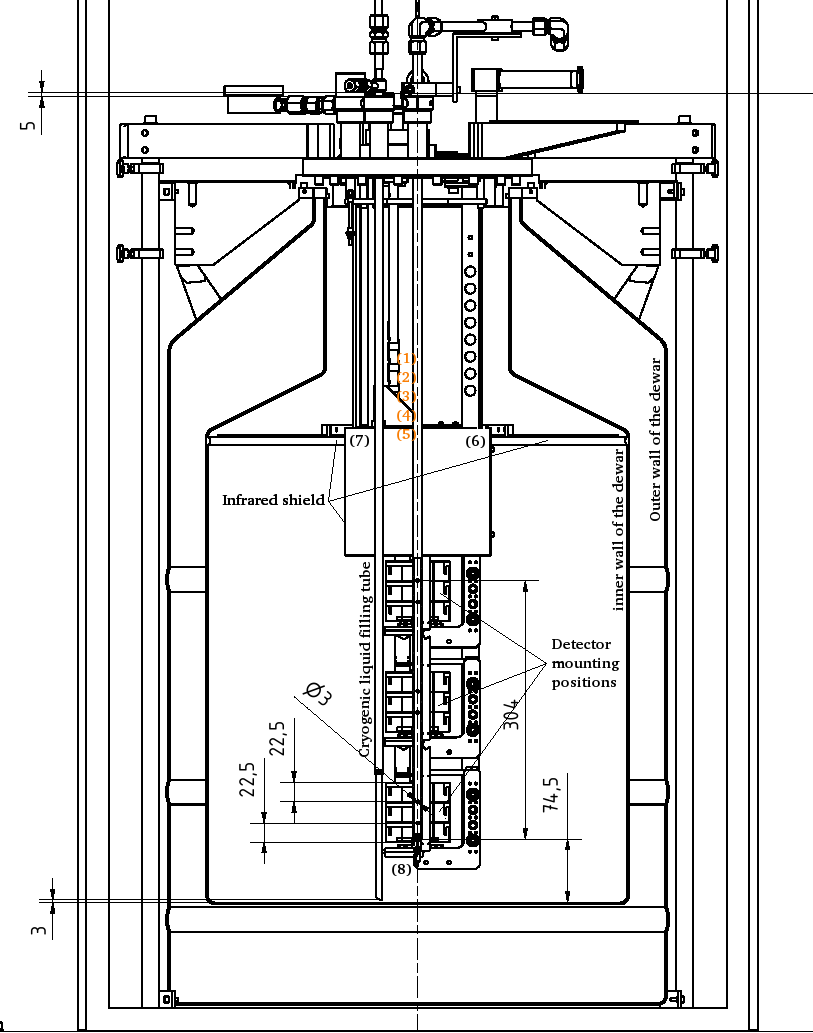
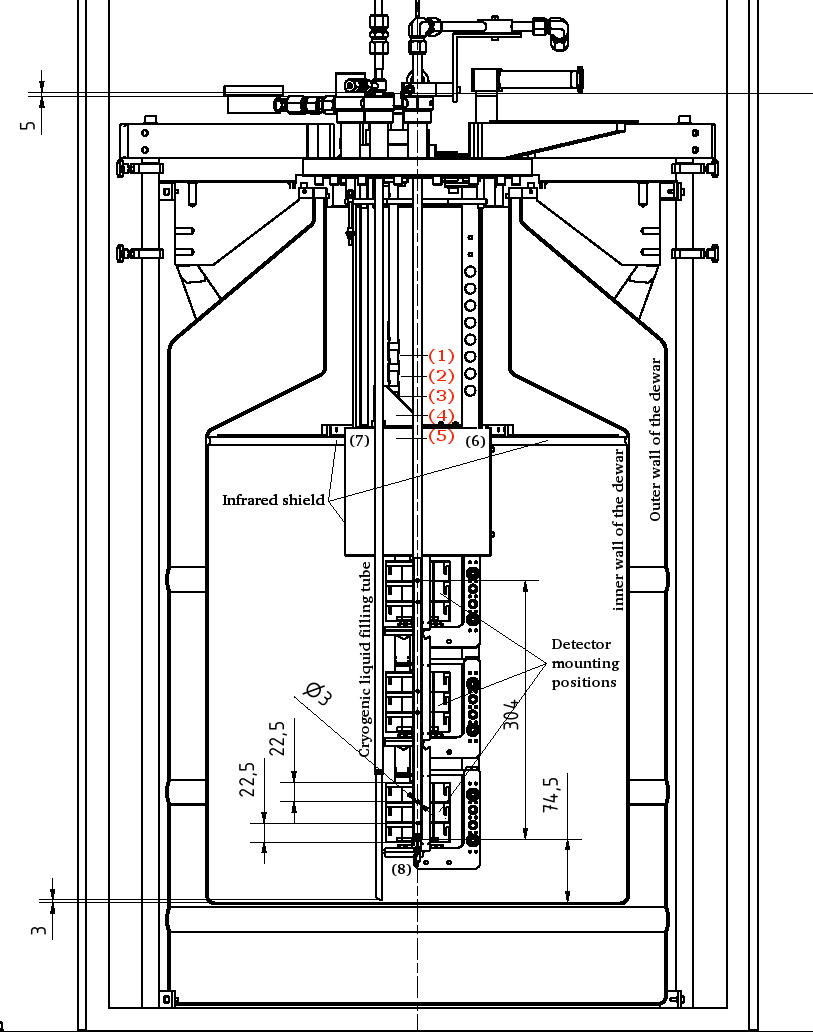
Layered file, before and after one edit (813 × 1033). Changes by layer:
added layer "indicating lines" above "(1) ..." over [396,355,428,439]
painted on "(1) ..." over [397,349,454,444]
